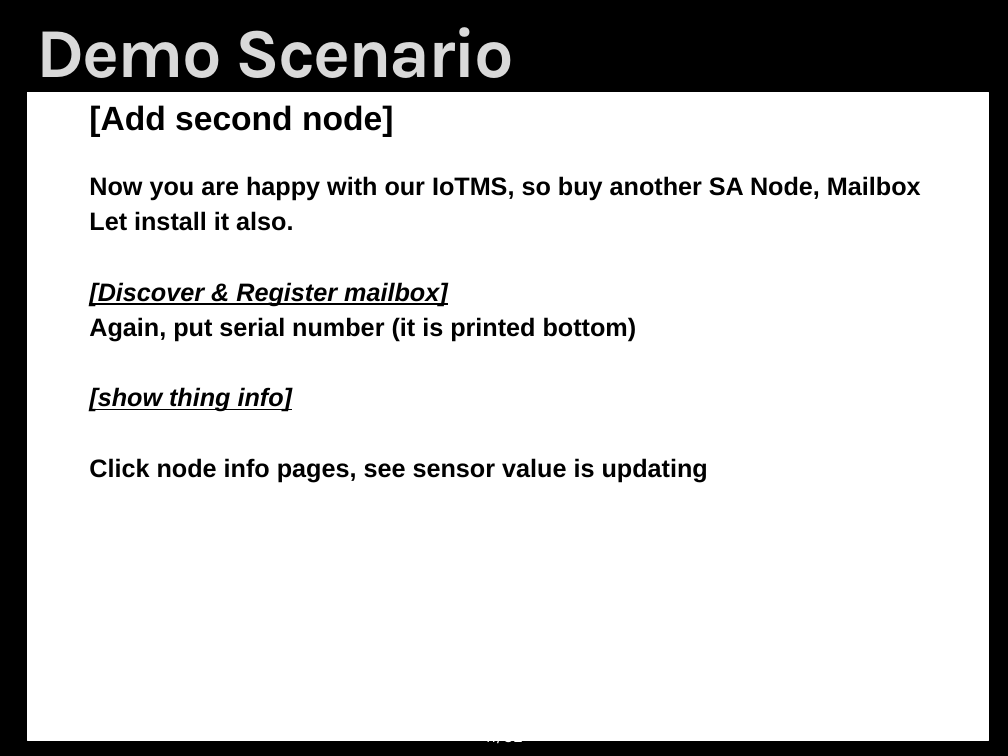
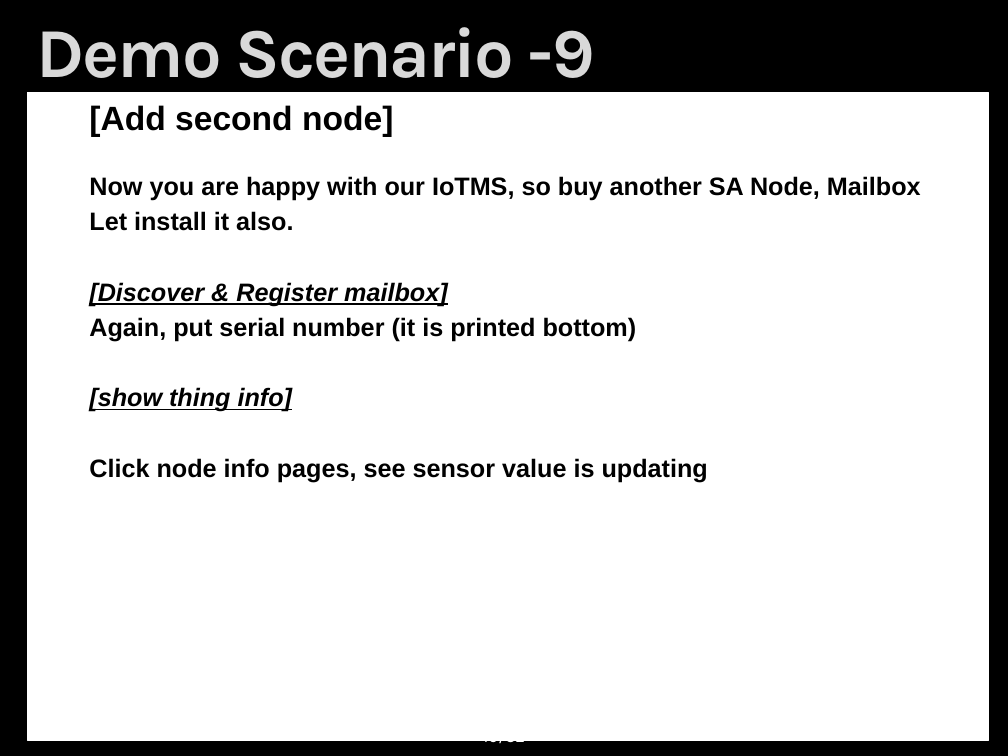
Before and after one commit to youkkwon/smarthome, a slide deck: slide 10 of doc/Demo_0626_0315.pptx (slide 11 before the commit). Drawn at 1008x756 pixels with LibreOffice and Linux fonts; fonts in the diff are those of the drawing; background and template pictures are left out. Boxes give left, top, right and bottom in pixels: in the first picture for what was removed or moved away, otherwise in the second. Text is boxed around its words. In the diff, an @@ line names an element or a change of style, - is before the commit and + after.

Commit message:
update Demo scenario

```diff
--- a/doc/Demo_0626_0315.pptx
+++ b/doc/Demo_0626_0315.pptx
@@ title at <box>37,27,595,93</box>: text changed @@
-Demo Scenario
+Demo Scenario -9
@@ page number at <box>483,741,525,747</box>: text changed @@
-11/32
+10/32
```
Also in this commit, not shown: 11 other slides changed, 1 slide removed.
